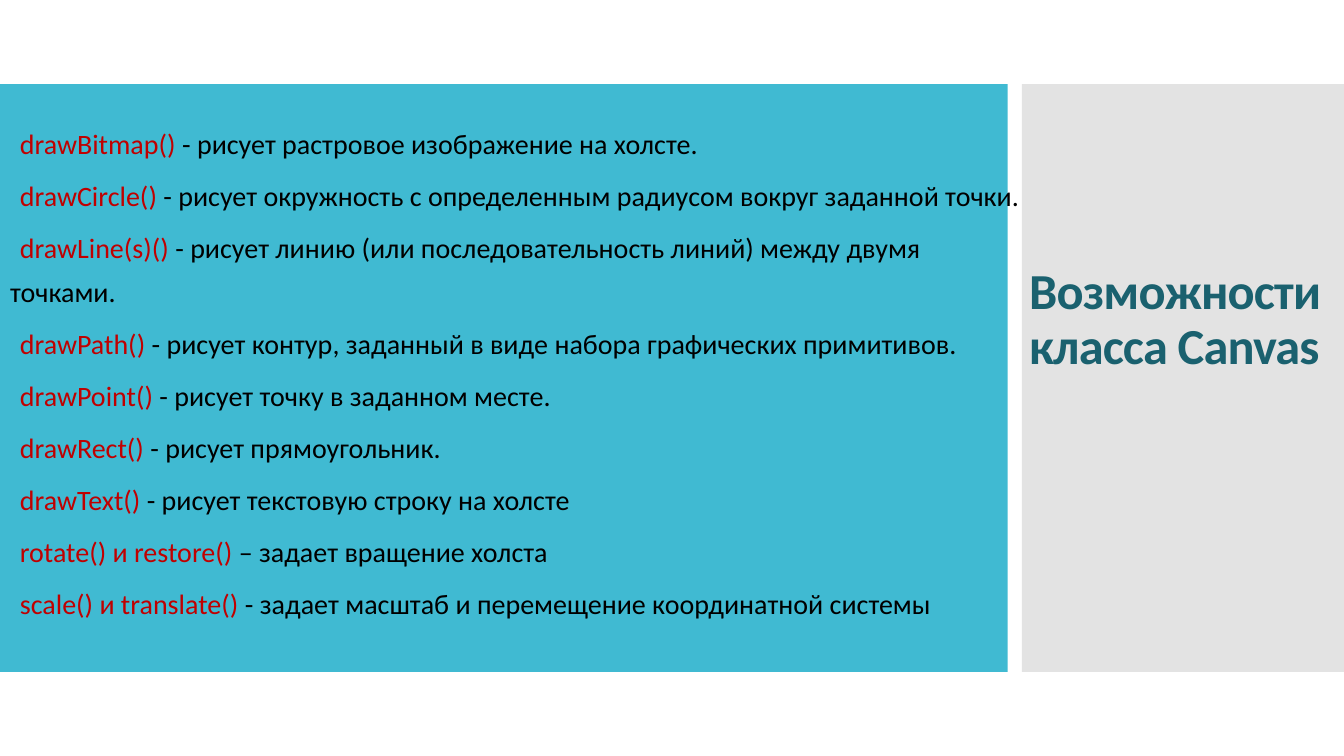
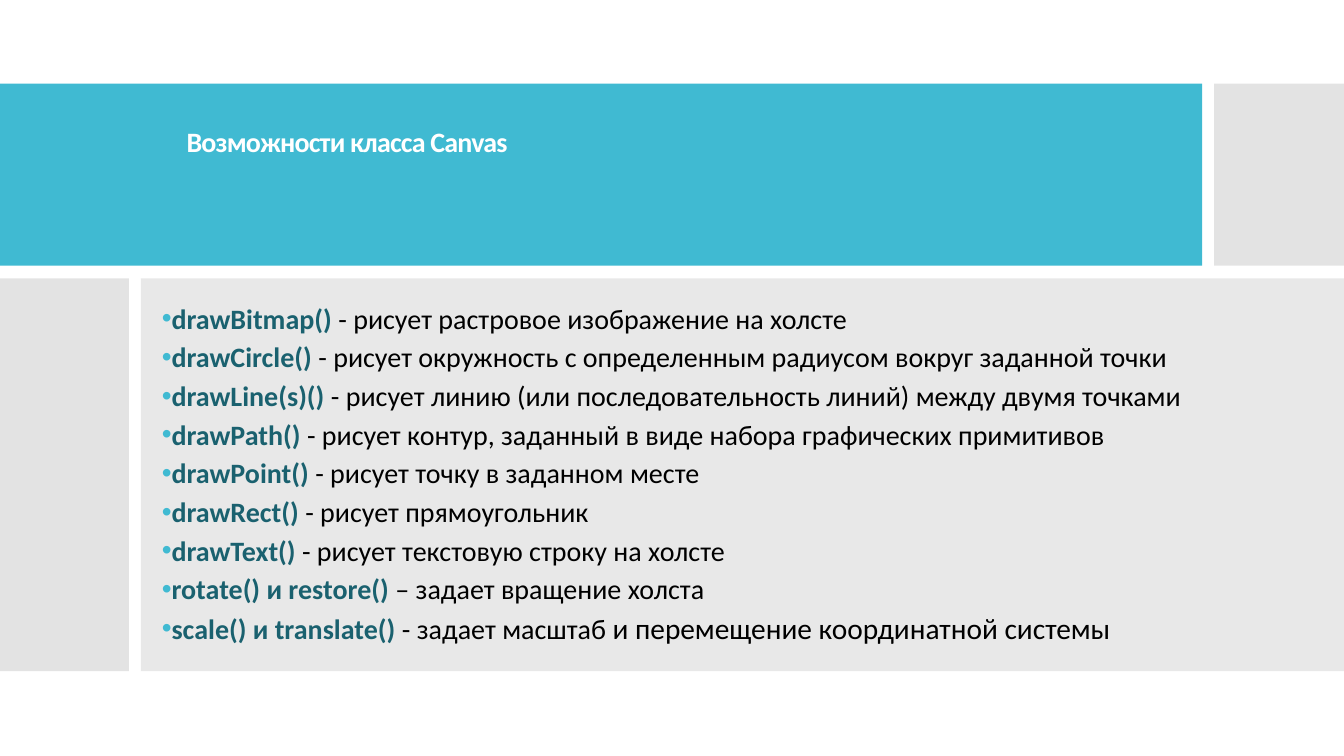
Before and after one commit to IriEfremova/LessonsCube, a slide deck: slide 7 of Android/Lesson8/Canvas.pptx (slide 6 before the commit). Drawn at 1344x756 pixels with LibreOffice and Linux fonts; fonts in the diff are those of the drawing. Boxes give left, top, right and bottom in pixels: in the first picture for what was removed or moved away, otherwise in the second. Text is boxed around its words. In the diff, an @@ line names an element or a change of style, - is before the commit and + after.

Commit message:
Edit

```diff
--- a/Android/Lesson8/Canvas.pptx
+++ b/Android/Lesson8/Canvas.pptx
@@ rectangle added at bbox=[0, 0, 1344, 756], fill #FFFFFF @@
@@ rectangle added at bbox=[0, 84, 380, 671], fill #40BAD2 @@
@@ rectangle added at bbox=[0, 84, 1203, 266], fill #40BAD2 @@
@@ rectangle added at bbox=[1215, 84, 1344, 266], fill #C8C8C8 at 50% opacity @@
@@ rectangle added at bbox=[1303, 84, 1344, 671], fill #C8C8C8 at 50% opacity @@
@@ text "Возможности класса Canvas": place and size @@
-text "Возможности класса Canvas" at bbox=[1029, 276, 1321, 365]
+text "Возможности класса Canvas" at bbox=[187, 133, 507, 152]
@@ text "Возможности класса Canvas" at bbox=[187, 133, 507, 152]: size 36 to 20 pt, text colour #1A616F to #FFFFFF @@
@@ rectangle added at bbox=[0, 278, 129, 671], fill #C8C8C8 at 50% opacity @@
@@ rectangle added at bbox=[141, 278, 1344, 671], fill #D9D9D9 at 60% opacity @@
@@ text "drawBitmap() - рисует растровое изображение ...": place and size @@
-text "drawBitmap() - рисует растровое изображение ..." at bbox=[10, 133, 1019, 619]
+text "drawBitmap() - рисует растровое изображение ..." at bbox=[172, 308, 1181, 644]
@@ text at bbox=[172, 308, 1181, 527]: text changed @@
-• drawBitmap() - рисует растровое изображение на холсте.
-• drawCircle() - рисует окружность с определенным радиусом вокруг заданной точки.
-• drawLine(s)() - рисует линию (или последовательность линий) между двумя точками.
-• drawPath() - рисует контур, заданный в виде набора графических примитивов.
-• drawPoint() - рисует точку в заданном месте.
-• drawRect() - рисует прямоугольник.
+• drawBitmap() - рисует растровое изображение на холсте
+• drawCircle() - рисует окружность с определенным радиусом вокруг заданной точки
+• drawLine(s)() - рисует линию (или последовательность линий) между двумя точками
+• drawPath() - рисует контур, заданный в виде набора графических примитивов
+• drawPoint() - рисует точку в заданном месте
+• drawRect() - рисует прямоугольник
@@ text at bbox=[172, 540, 1111, 644]: text colour #C00000 to #1A616F, bold on in "drawText()", "rotate() и restore()", "scale() и translate()"; size 20 to 21 pt in "и перемещение координатной системы"; line spacing 1.3 to 0.9 @@
```
Also in this commit, not shown: 2 other slides changed, 5 slides added.
